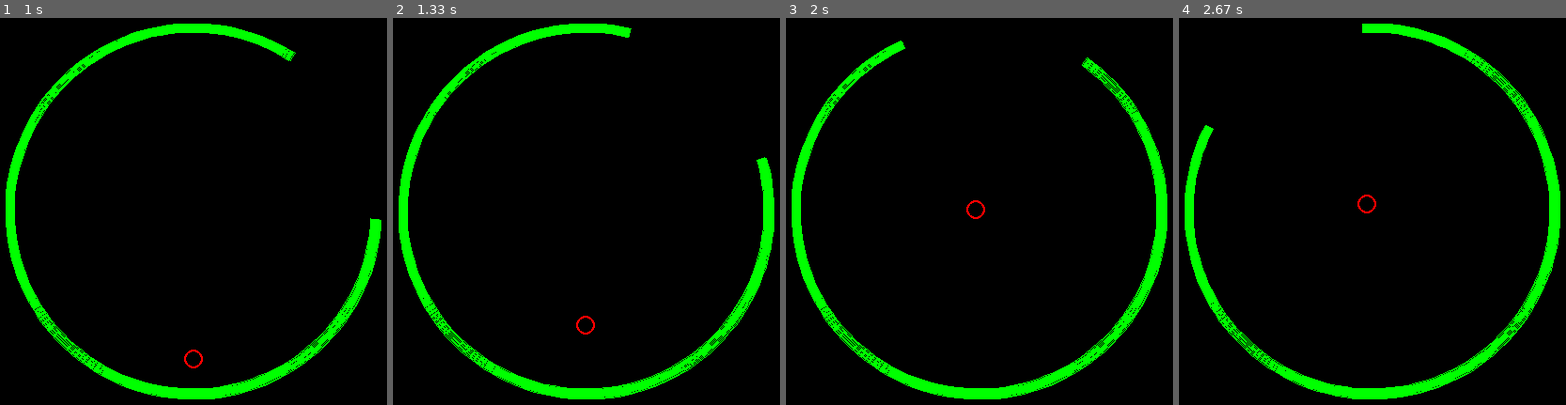
Above: before the commit, frames 1-4 (left to right).
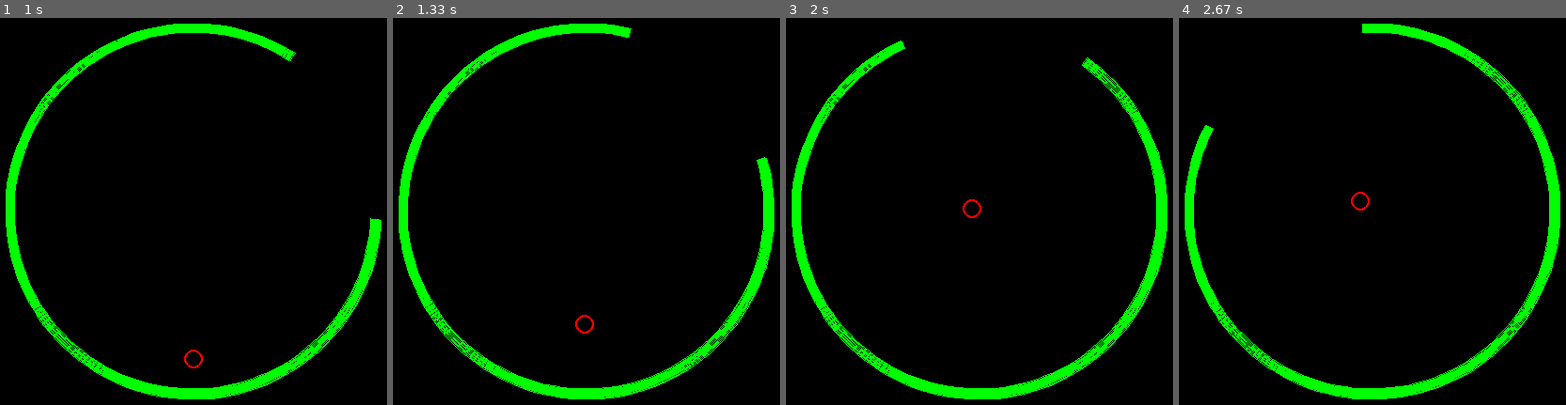
Above: after the commit, the same moments.

Repository: TheRandomNoob999/Ball-Arc-PySimulation
Game: pygame game, started from main.py
The game is run twice, just before and just after one commit, with the same random seed, the same clock (stepped at 60 frames per second) and the same inputs.
Inputs:
- Up to frame 1 (1 s): tap Space at 0.33, 0.73 s
- Up to frame 2 (1.33 s): tap Space at 1.03, 1.23 s
- Up to frame 3 (2 s): tap Space at 1.57, 1.87 s
- Up to frame 4 (2.67 s): tap Space at 2.07, 2.37, 2.63 s

Frame 1 is identical in both runs. In frame 2, less than 0.1% of the frame differs, in the area x 47-53%, y 76-82%; in frame 3, 0.1%; in frame 4, 0.1%, in the area x 44-51%, y 44-51%.

Commit message:
Created BasicPart Class and Separated Arc Class into its own file. Will separate Ball later.

Diff:
--- /dev/null
+++ b/Classes/arc.py
@@ -0,0 +1,52 @@
+from Classes import basicPart
+import math
+import pymunk
+import pygame
+
+class Arc(basicPart.BasicPart):
+    def __init__(self, **kwargs):
+        super().__init__(**kwargs)
+
+        self.segments = kwargs.get('segments', 10)
+        self.rotation_speed = kwargs.get('rotation_speed', 1)
+        self.start_angle = math.radians(kwargs.get('start_angle', 0))
+        self.end_angle = math.radians(kwargs.get('end_angle', 360))
+        self.segment_shapes = []
+
+    def rotate_arc(self):
+        self.start_angle += self.rotation_speed * (1/60)
+        self.end_angle += self.rotation_speed * (1/60)
+
+    def create_arc(self, collision_type, space):
+        points = []
+        angle_range = self.end_angle - self.start_angle
+
+        # Create points along arc
+        for i in range(self.segments + 1):
+            angle = self.start_angle + angle_range * i / self.segments
+            x = self.position[0] + math.cos(angle) * self.radius
+            y = self.position[1] + math.sin(angle) * self.radius
+            points.append((x, y))
+
+        #Remove old segments
+        for segment in self.segment_shapes:
+            space.remove(segment)
+        self.segment_shapes = []
+
+        # Create Collision
+        for i in range(len(points)-1):
+            segment = pymunk.Segment(space.static_body, points[i], points[i+1], self.width * 1.5)
+            segment.elasticity = self.elasticity
+            segment.friction = self.friction
+            segment.collision_type = collision_type
+            space.add(segment)
+            self.segment_shapes.append(segment)
+
+    def draw_arc(self, surface):
+        rect = pygame.Rect(
+            self.position[0] - self.radius,
+            self.position[1] - self.radius,
+            self.radius * 2,
+            self.radius * 2
+        )
+        pygame.draw.arc(surface, self.color, rect, self.start_angle, self.end_angle, self.width)
--- /dev/null
+++ b/Classes/basicPart.py
@@ -0,0 +1,11 @@
+class BasicPart():
+    def __init__(self, **kwargs):
+        self.position = kwargs.get('position', (0,0))
+        self.radius = kwargs.get('radius', 1)
+        self.width = kwargs.get('width', 1)
+        self.friction = kwargs.get('friction', 1)
+        self.elasticity = kwargs.get('elasticity', 1)
+        self.color = kwargs.get('color', (255,255,255))
+
+    def flipy(y, screenYSize):
+        return -y + screenYSize
--- a/main.py
+++ b/main.py
@@ -2,61 +2,11 @@
 import math
 import pymunk
 from pymunk import Vec2d
+from Classes import arc
 
 COLLTYPE_DEFAULT = 0
 COLLTYPE_MOUSE = 1
 COLLTYPE_BALL = 2
-
-class arc():
-    def __init__(self, space, surface, center, radius, start_angle, end_angle, width, segments, color):
-        self.space = space
-        self.surface = surface
-        self.center = center
-        self.radius = radius
-        self.start_angle = math.radians(start_angle)
-        self.end_angle = math.radians(end_angle)
-        self.width = width
-        self.segments = segments
-        self.color = color
-        self.segment_shapes = []
-
-    def rotate_arc(self, speed):
-        self.start_angle += speed * (1/60)
-        self.end_angle += speed * (1/60)
-
-    def create_arc(self):
-        points = []
-        angle_range = self.end_angle - self.start_angle
-
-        # Create points along arc
-        for i in range(self.segments + 1):
-            angle = self.start_angle + angle_range * i / self.segments
-            x = self.center[0] + math.cos(angle) * self.radius
-            y = self.center[1] + math.sin(angle) * self.radius
-            points.append((x, y))
-
-        #Remove old segments
-        for segment in self.segment_shapes:
-            self.space.remove(segment)
-        self.segment_shapes = []
-
-        # Create Collision
-        for i in range(len(points)-1):
-            segment = pymunk.Segment(self.space.static_body, points[i], points[i+1], self.width * 1.5)
-            segment.elasticity = 0.95
-            segment.friction = 0.9
-            segment.collision_type = COLLTYPE_DEFAULT
-            self.space.add(segment)
-            self.segment_shapes.append(segment)
-
-    def draw_arc(self):
-        rect = pygame.Rect(
-            self.center[0] - self.radius,
-            self.center[1] - self.radius,
-            self.radius * 2,
-            self.radius * 2
-        )
-        pygame.draw.arc(self.surface, self.color, rect, self.start_angle, self.end_angle, self.width)
 
 class Ball():
     def __init__(self, surface, mass, moment, position, friction, collision_type, elasticity, radius, width, object_array, color):
@@ -116,11 +66,10 @@
     space.gravity = 0.0, -900.0
 
     balls = []
-    testArc = arc(space, screen, (400,400), 200, 0, 300, 10, 10, (0,255,0))
+    testArc = arc.Arc(position=(400,400), radius=200, width=10, friction=0.9, elasticity=0.95, segments=10, rotation_speed=1,start_angle=0, end_angle=300, color=(0,255,0))
     testball = Ball(screen, 10, 100, (400,400), 0.5, COLLTYPE_BALL, 1.1, 10, 2, balls, (255,0,0))
 
     run_physics = True
-    SPEED = 1
 
     while running:
         for event in pygame.event.get():
@@ -129,8 +78,8 @@
             elif event.type == pygame.KEYDOWN and event.key == pygame.K_SPACE:
                 run_physics = not run_physics
 
-        testArc.rotate_arc(SPEED)
-        testArc.create_arc()
+        testArc.create_arc(COLLTYPE_DEFAULT, space)
+        testArc.rotate_arc()
 
         if len(balls) < 1:
             testball.create_ball(space)
@@ -152,7 +101,7 @@
                 space._remove_body(ball.body)
                 balls.remove(ball)
 
-        testArc.draw_arc()
+        testArc.draw_arc(screen)
 
         pygame.display.flip()
         clock.tick(60)
Empty file added: Classes/__init__.py
